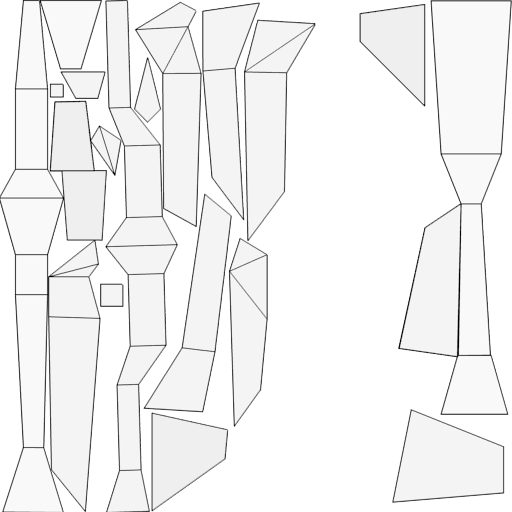
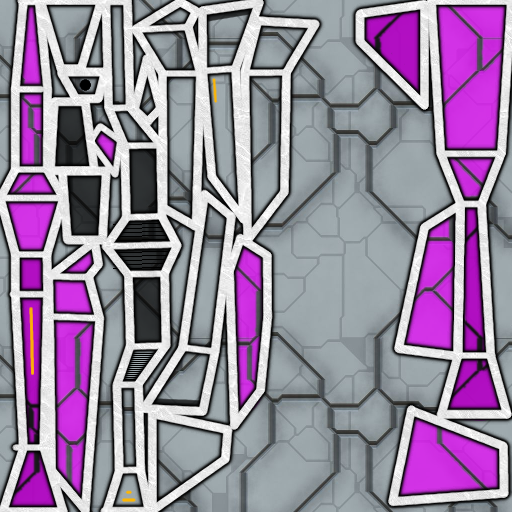
Comparing the layer stacks of the two 512 x 512 images. Changes:
removed layer "firebird.png" over (x1=0, y1=0, x2=512, y2=512)
added layer "perimetro" above "LUCI" over (x1=0, y1=0, x2=512, y2=512)
added layer "LUCI" above "perimetro copia" over (x1=29, y1=78, x2=218, y2=502)
added layer "perimetro copia" above "GRATA" over (x1=0, y1=0, x2=512, y2=512)
added layer "GRATA" above "COLORE" over (x1=113, y1=223, x2=171, y2=380)
added layer "COLORE" (70%) above "scuro" over (x1=0, y1=0, x2=512, y2=511)
added layer "scuro" (70%) above "CANNONE" over (x1=11, y1=2, x2=502, y2=511)
added layer "CANNONE" above "sfondo copia" over (x1=79, y1=79, x2=91, y2=91)
added layer "sfondo copia" over (x1=0, y1=0, x2=512, y2=512)
